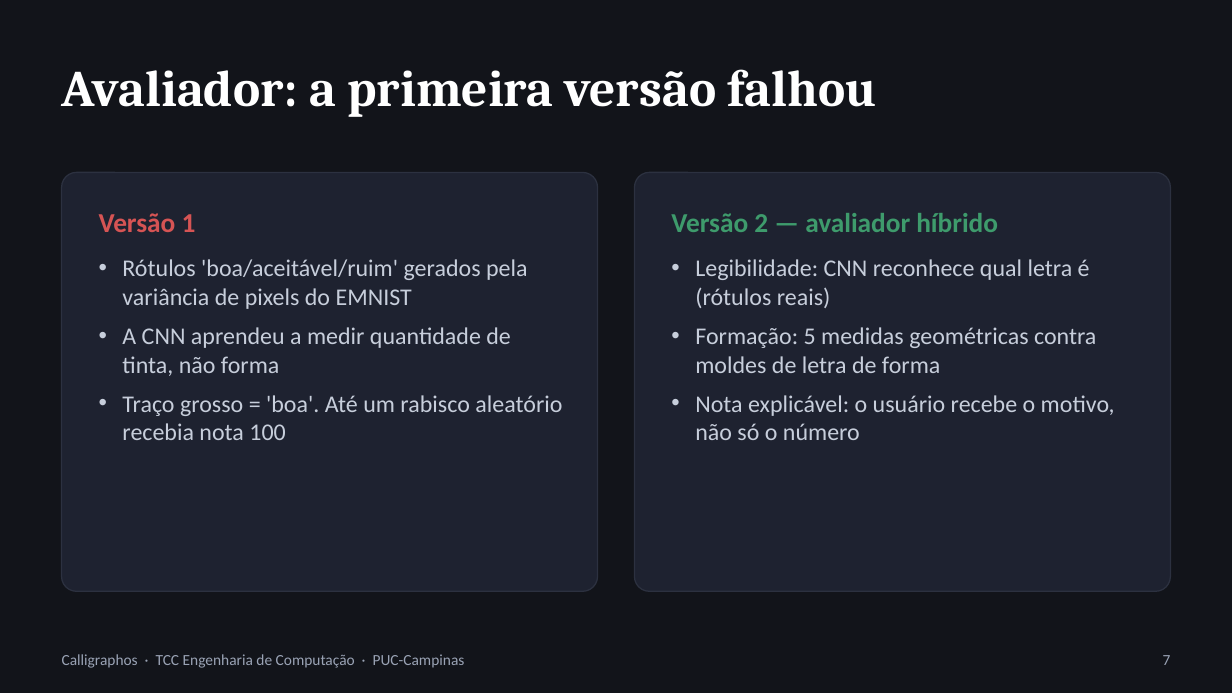
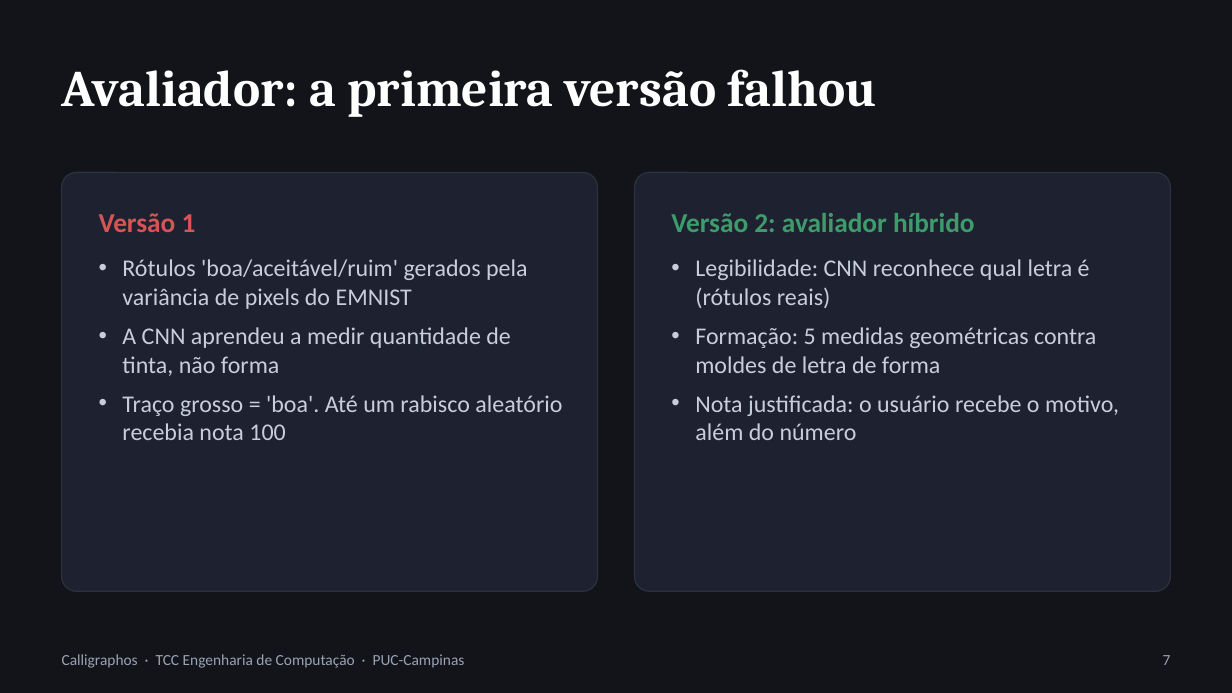
Before and after one commit to Luccavco/Corretor-de-Caligrafia, a slide deck: slide 7 of para artigo/entrega/Apresentacao_Calligraphos.pptx. Drawn at 1232x693 pixels with LibreOffice and Linux fonts; fonts in the diff are those of the drawing. Boxes give left, top, right and bottom in pixels: in the first picture for what was removed or moved away, otherwise in the second. Text is boxed around its words. In the diff, an @@ line names an element or a change of style, - is before the commit and + after.

```diff
--- a/para artigo/entrega/Apresentacao_Calligraphos.pptx
+++ b/para artigo/entrega/Apresentacao_Calligraphos.pptx
@@ text at [671,213,975,232]: text changed @@
-Versão 2 — avaliador híbrido
+Versão 2: avaliador híbrido
@@ text at [695,395,1119,440]: text changed @@
-• Nota explicável: o usuário recebe o motivo, não só o número
+• Nota justificada: o usuário recebe o motivo, além do número
```
Also in this commit, not shown: 6 other slides changed, 11 other files.
